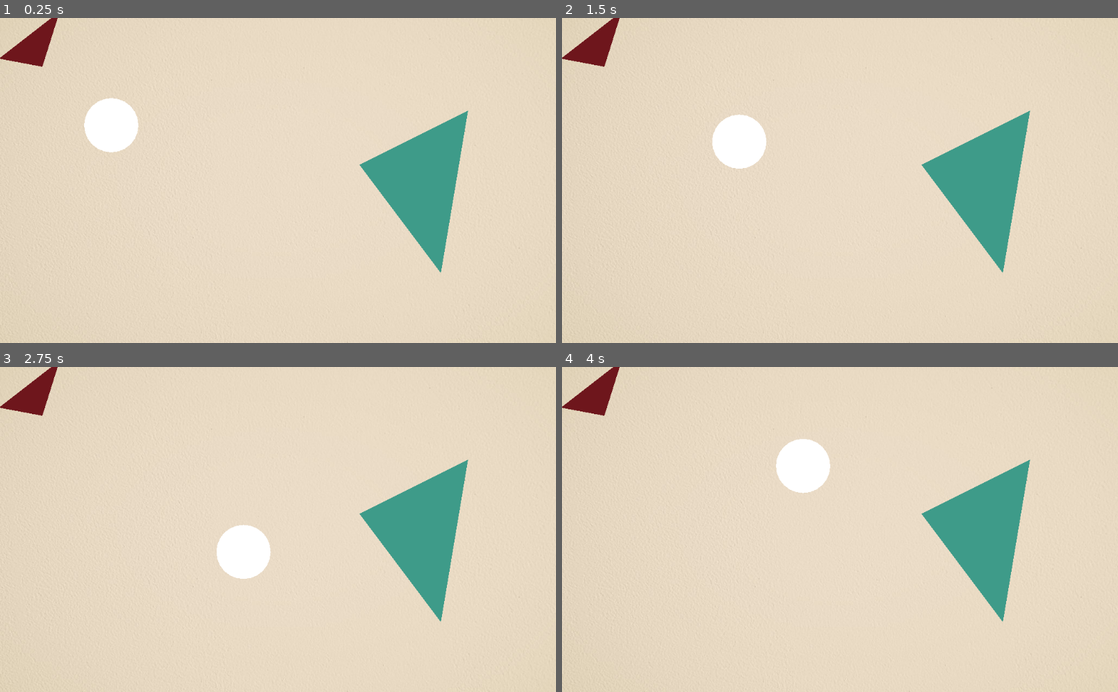
Above: before the commit, frames 1-4 (two rows, left to right).
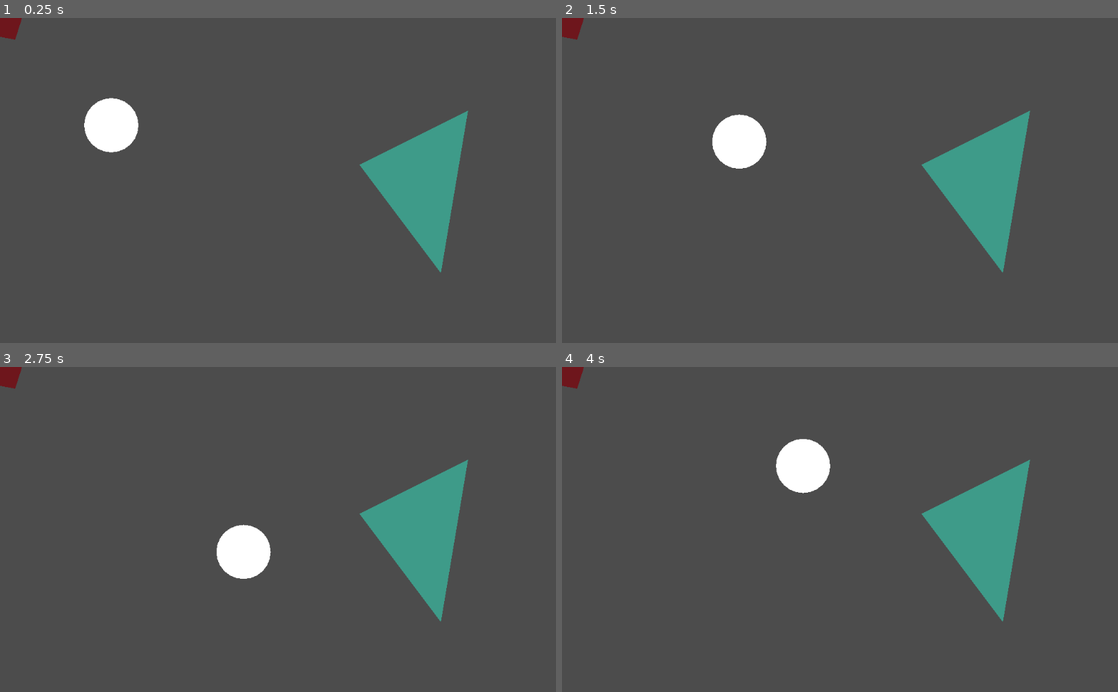
Above: after the commit, the same moments.

Repository: Binney/harvest
Game: Godot game, scene res://Level1.tscn
Same seed, same stepped clock (60 frames per second), same inputs: the game is played once before the commit and once after it.
Inputs (mouse positions are in pixels of both pictures, inside the frame that each line leads up to):
- Up to frame 1 (0.25 s): no input
- Up to frame 2 (1.5 s): tap Enter at 0.5 s; move the mouse to (589, 44) at 0.52 s; hold Right (ui_right) 0.53-1.28 s; click (589, 44) at 0.67 s; move the mouse to (728, 196) at 1.27 s; hold Down (ui_down) from 1.28 s (still down); click (728, 196) at 1.42 s
- Up to frame 3 (2.75 s): move the mouse to (333, 458) at 2.02 s; release Down (ui_down) at 2.03 s; hold Right (ui_right) from 2.03 s (still down); click (333, 458) at 2.17 s
- Up to frame 4 (4 s): move the mouse to (812, 594) at 2.77 s; release Right (ui_right) at 2.78 s; hold Up (ui_up) 2.78-3.53 s; click (812, 594) at 2.92 s; move the mouse to (1006, 578) at 3.52 s; hold Left (ui_left) from 3.53 s (still down); click (1006, 578) at 3.67 s

The runs differ from the first frame. In frame 1, 94% of the frame differs, in the area x 0-100%, y 0-100%; in frame 2, 94%; in frame 3, 94%; in frame 4, 94%.

Commit message:
handle clicks on contact area

Diff:
--- a/Level1.gd
+++ b/Level1.gd
@@ -12,8 +12,8 @@
 
 
 # Called every frame. 'delta' is the elapsed time since the previous frame.
-func _process(delta):
-	#mark_intersections()
+func _physics_process(delta):
+	mark_intersections()
 	pass
 
 func mark_intersections():
@@ -26,15 +26,16 @@
 		polygon2.append(point + $Triangle.position)
 
 	var intersections = Geometry.intersect_polygons_2d(polygon1, polygon2)
-	#if intersections.size() > 0: # TODO remove this as we still need to set the intersections to 0
-	#	$IntersectionMarker/Polygon2D.polygon = intersections[0]
-	#	$IntersectionMarker/CollisionPolygon2D.polygon = intersections[0]
-	#	print($IntersectionMarker/CollisionPolygon2D.polygon)
-		# TODO cover higher order intersections / concave shapes
+	if intersections.size() > 0: # TODO remove this as we still need to set the intersections to 0
+		$IntersectionMarker/Polygon2D.polygon = intersections[0]
+		$IntersectionMarker/CollisionPolygon2D.set_polygon(intersections[0])
+	else:
+		$IntersectionMarker/Polygon2D.polygon.empty()
+		$IntersectionMarker/CollisionPolygon2D.polygon.empty()
+#	# TODO cover higher order intersections / concave shapes
 
 
 func _on_IntersectionMarker_input_event(viewport, event, shape_idx):
-	print('Event heard')
-	if event.pressed:
-		print('Clicked the intersection! check if complete intersection and complete level')
+	if event is InputEventMouseButton and event.pressed and event.button_index == BUTTON_LEFT:
+		print('Clicked the intersection! check if complete intersection and complete level ' + str(randf()))
 	pass # Replace with function body.
--- a/Level1.tscn
+++ b/Level1.tscn
@@ -9,25 +9,26 @@
 script = ExtResource( 4 )
 
 [node name="TextureRect" type="TextureRect" parent="."]
+visible = false
 margin_right = 1024.0
 margin_bottom = 600.0
 texture = ExtResource( 1 )
 
 [node name="Dinsky" parent="." instance=ExtResource( 2 )]
 position = Vector2( 205, 198 )
+input_pickable = true
 
 [node name="Triangle" parent="." instance=ExtResource( 3 )]
 position = Vector2( 662, 271 )
 points = PoolVector2Array( 0, 0, 200, -100, 150, 200 )
 
 [node name="IntersectionMarker" type="Area2D" parent="."]
-position = Vector2( 50, 50 )
-
-[node name="CollisionPolygon2D" type="CollisionPolygon2D" parent="IntersectionMarker"]
-polygon = PoolVector2Array( -50, 25, 59, -61, 21, 39 )
 
 [node name="Polygon2D" type="Polygon2D" parent="IntersectionMarker"]
 color = Color( 0.431373, 0.0862745, 0.109804, 1 )
 polygon = PoolVector2Array( -52, 25, 28, 40, 60, -62 )
 
+[node name="CollisionPolygon2D" type="CollisionPolygon2D" parent="IntersectionMarker"]
+polygon = PoolVector2Array( -52, 20, 27, 44, 61, -55 )
+
 [connection signal="input_event" from="IntersectionMarker" to="." method="_on_IntersectionMarker_input_event"]
